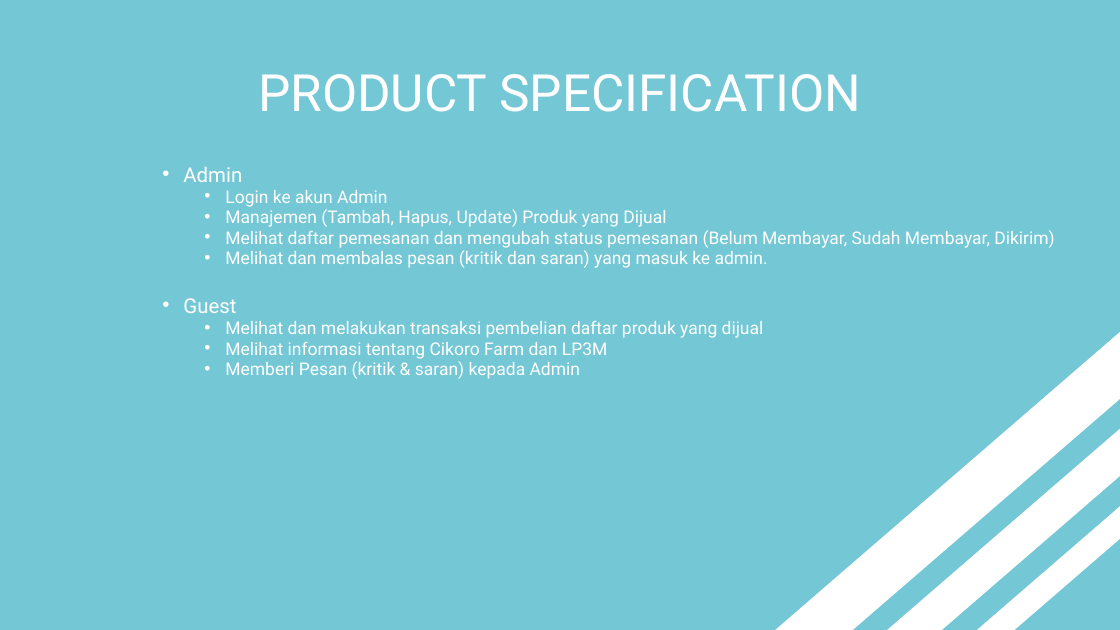
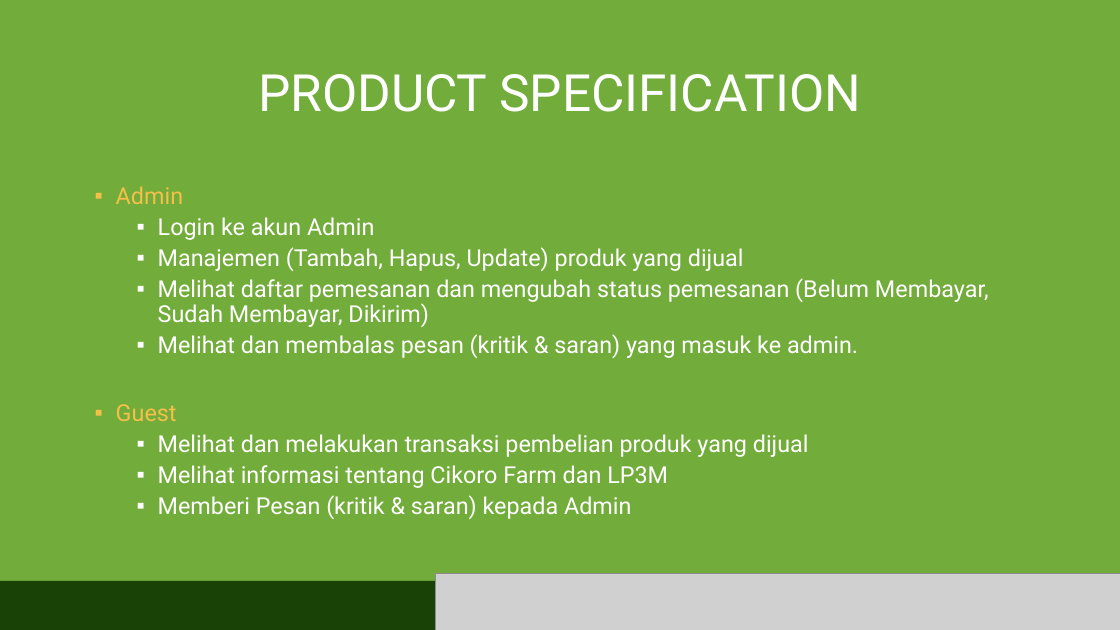
Before and after one commit to ripasfilqadar/mppl, a slide deck: slide 4 of buat demo/CikoroFarm.pptx. Drawn at 1120x630 pixels with LibreOffice and Linux fonts; fonts in the diff are those of the drawing; grey boxes stand for pictures. Boxes give left, top, right and bottom in pixels: in the first picture for what was removed or moved away, otherwise in the second. Text is boxed around its words. In the diff, an @@ line names an element or a change of style, - is before the commit and + after.

```diff
--- a/buat demo/CikoroFarm.pptx
+++ b/buat demo/CikoroFarm.pptx
@@ background #74C7D5 to #72AC3B @@
@@ text "Admin": place and size @@
-text "Admin" at (183, 166, 1054, 379)
+text "Admin" at (116, 186, 989, 519)
@@ text at (116, 186, 989, 519): size 17.5 to 20 pt, text colour #FFFFFF to #F4C049 in "Admin", "Guest"; size 15 to 20 pt in "Login ke akun Admin", "Melihat daftar pemesanan dan mengubah status pemesanan ...", "Melihat informasi tentang Cikoro Farm dan LP3M", "Memberi Pesan (kritik & saran) kepada Admin"; bullet • to ▪; line spacing 0.7 to 0.9 @@
@@ text at (158, 247, 744, 271): text changed; size 15 to 20 pt @@
-  • Manajemen (Tambah, Hapus, Update) Produk yang Dijual
+  ▪ Manajemen (Tambah, Hapus, Update) produk yang dijual
@@ rectangle removed at (766, 320, 1120, 630) @@
@@ text at (158, 334, 858, 358): text changed; size 15 to 20 pt @@
-  • Melihat dan membalas pesan (kritik dan saran) yang masuk ke admin.
+  ▪ Melihat dan membalas pesan (kritik & saran) yang masuk ke admin.
@@ rectangle removed at (858, 399, 1120, 630) @@
@@ text at (158, 434, 809, 457): text changed; size 15 to 20 pt @@
-  • Melihat dan melakukan transaksi pembelian daftar produk yang dijual
+  ▪ Melihat dan melakukan transaksi pembelian produk yang dijual
@@ rectangle removed at (910, 443, 1120, 630) @@
@@ rectangle added at (0, 581, 453, 630), fill #194206 @@
@@ picture added at (436, 573, 1120, 630) @@
```
Also in this commit, not shown: 9 other slides changed, 6 slides added, 6 slides removed.
